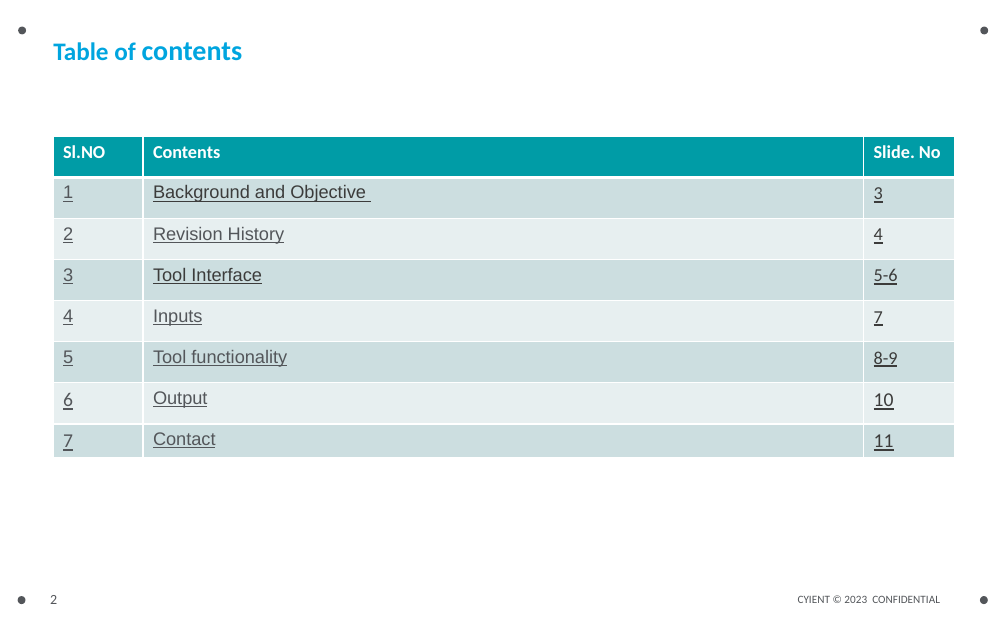
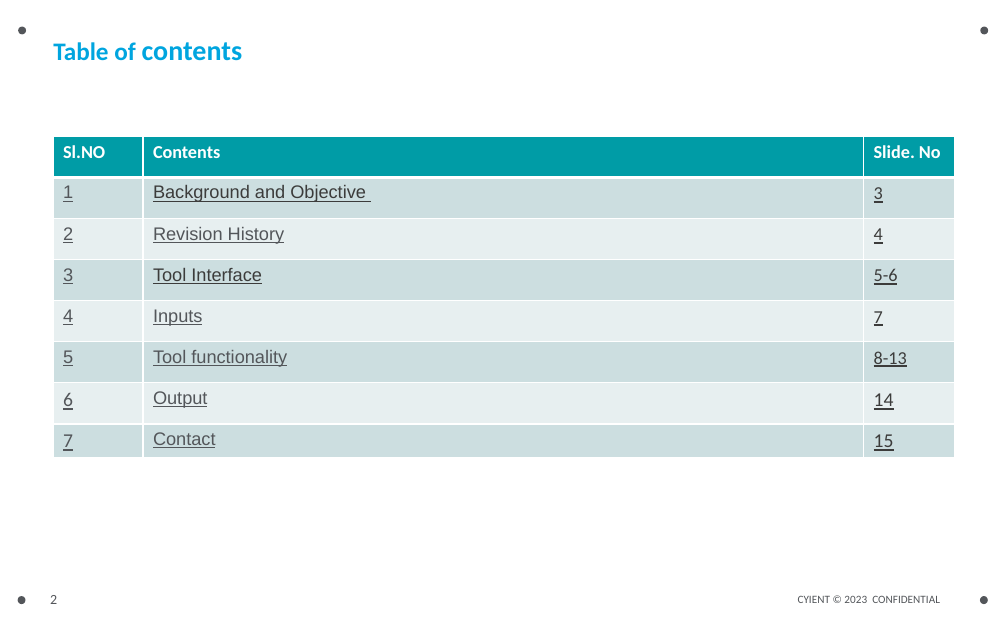
Before and after one commit to JeromeeKaram/FetchCaution, a slide deck: slide 2 of ExtractCautionsForEM/bin/Debug/bin/ExtractCautionsFromEngineManualTool.pptx. Drawn at 1008x630 pixels with LibreOffice and Linux fonts; fonts in the diff are those of the drawing. Boxes give left, top, right and bottom in pixels: in the first picture for what was removed or moved away, otherwise in the second. Text is boxed around its words. In the diff, an @@ line names an element or a change of style, - is before the commit and + after.

```diff
--- a/ExtractCautionsForEM/bin/Debug/bin/ExtractCautionsFromEngineManualTool.pptx
+++ b/ExtractCautionsForEM/bin/Debug/bin/ExtractCautionsFromEngineManualTool.pptx
@@ table at bbox=[53, 136, 956, 470] @@
-row 6, column 3: 8-9
+row 6, column 3: 8-13
-row 7, column 3: 10
+row 7, column 3: 14
-row 8, column 3: 11
+row 8, column 3: 15
```
Also in this commit, not shown: 8 other slides changed, 4 slides added, 7 other files.
